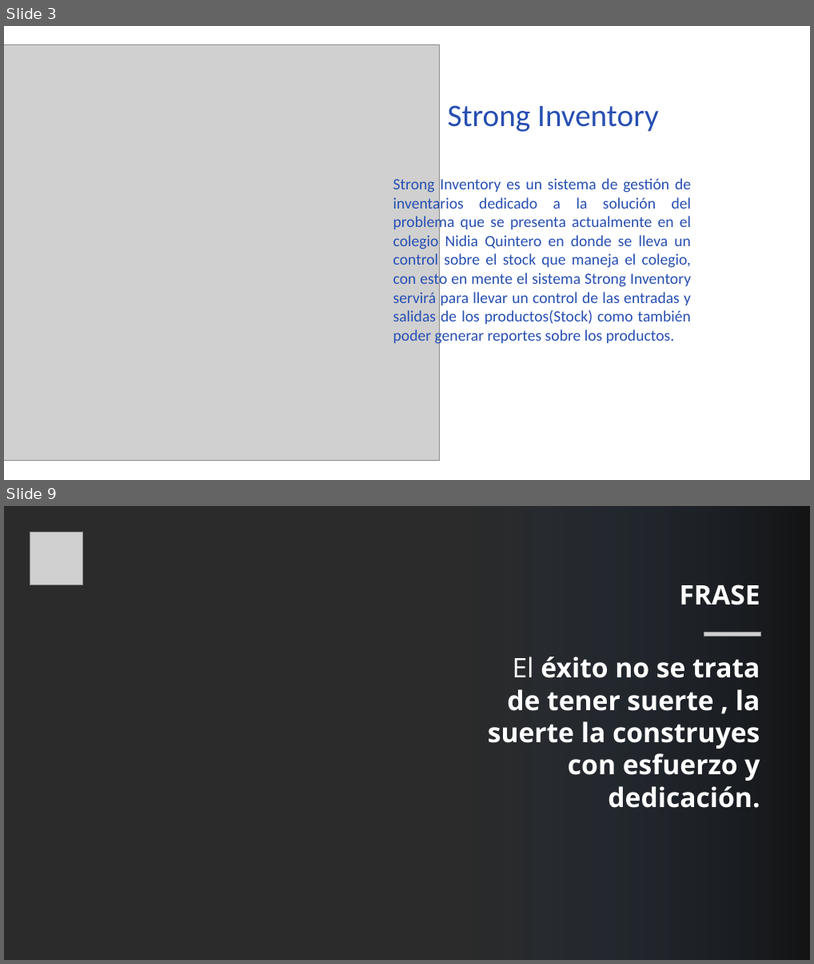
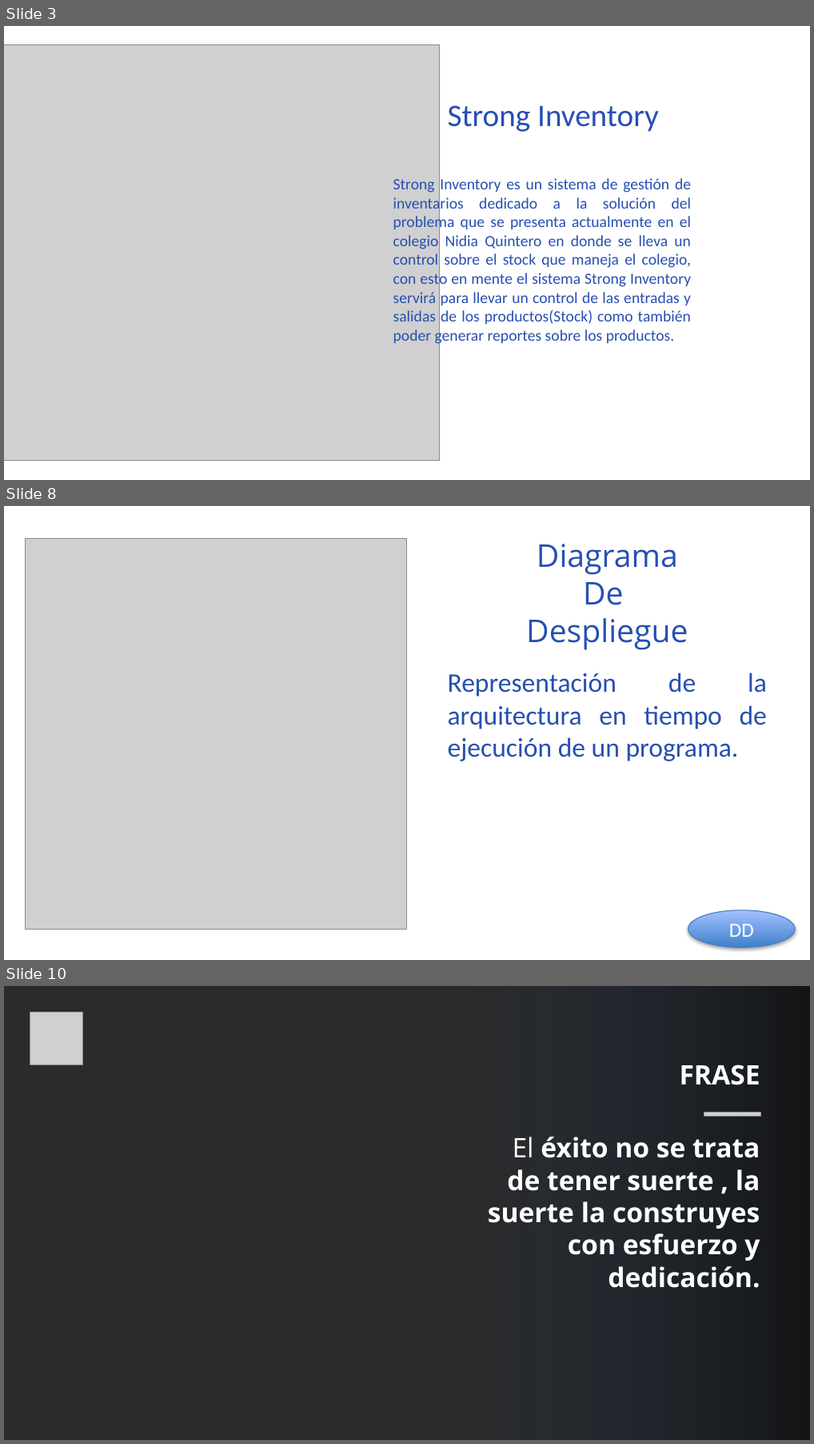
Before and after one commit to jackas779/proyecto, a slide deck: prestacion-proyecto.pptx. Shown one above the other, each under a label of ours: slides 3 and 9 before the commit, slides 3, 8 and 10 after it; the slides between them are not shown. The pictures are 814x964 and 814x1444 pixels, drawn with LibreOffice and Linux fonts; fonts in the diff are those of the drawing; grey boxes stand for pictures; background and template pictures are left out; a plain dark background stands for a picture behind light text. Boxes give left, top, right and bottom in pixels: in the first picture for what was removed or moved away, otherwise in the second. Text is boxed around its words. In the diff, an @@ line names an element or a change of style, - is before the commit and + after.

Commit message:
Se agrega diagrama de despliegue y la diapositiva presentacion

```diff
--- a/prestacion-proyecto.pptx
+++ b/prestacion-proyecto.pptx
@@ slide 8 added at <box>4,506,810,960</box>, background picture (left out) @@
@@ picture added at <box>26,538,407,928</box> @@
@@ text added at <box>526,544,688,650</box>, 28 pt, text #274FB2 @@
+Diagrama De
+Despliegue
@@ text added at <box>448,672,767,761</box>, 24 pt, text #274FB2 @@
+Representación de la arquitectura en tiempo de ejecución de un programa.
@@ ellipse added at <box>689,910,796,947</box>, fill gradient #3F80CE to #A4C4FF, outline #4B7EBC 0.75 pt, 18 pt, text #FFFFFF @@
+DD
@@ what was slide 9 is now slide 10 @@
```
Also in this commit, not shown: 5 slides changed, 3 other files.
